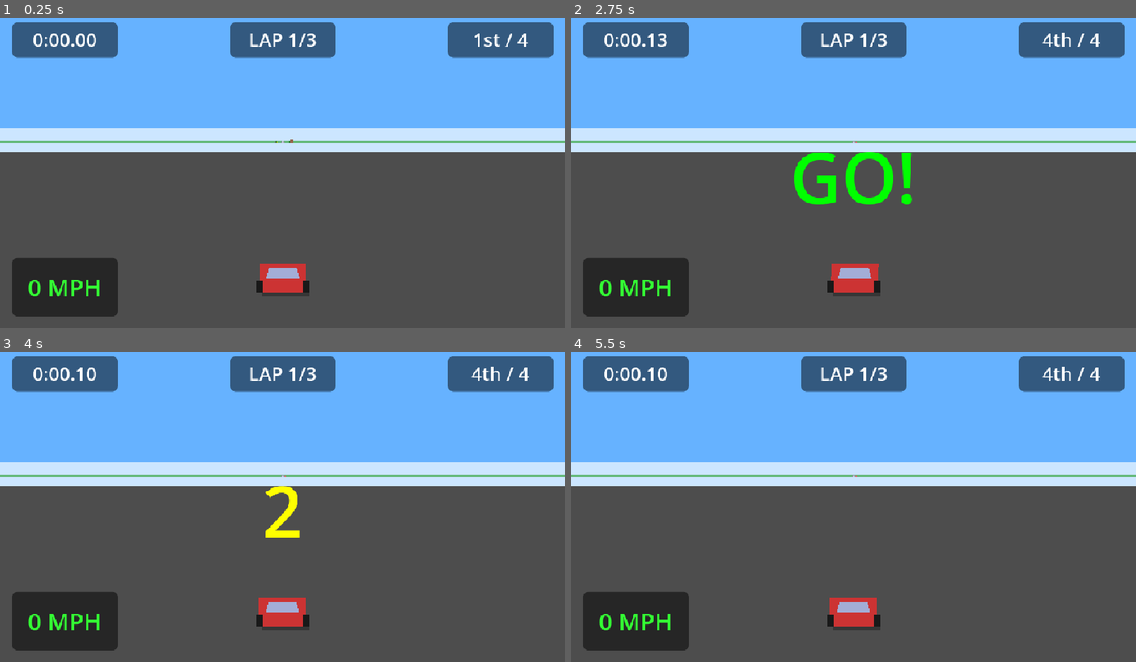
Above: before the commit, frames 1-4 (two rows, left to right).
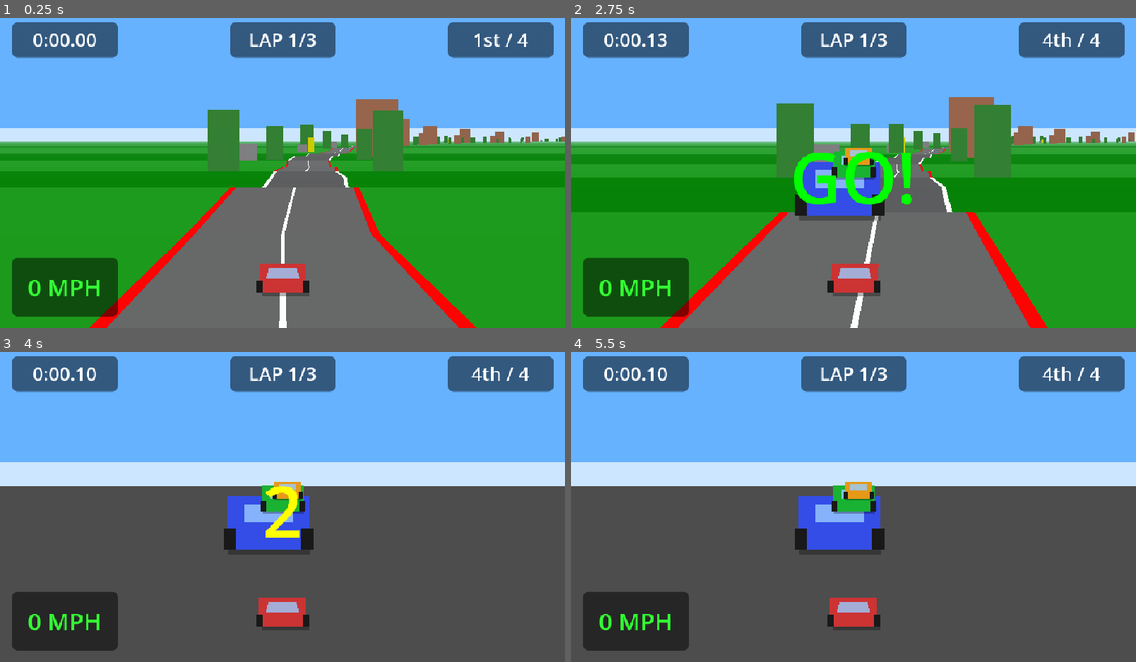
Above: after the commit, the same moments.

Repository: csmallfield/SpaceRacer
Game: Godot game, scene res://scenes/Main.tscn
Same seed, same stepped clock (60 frames per second), same inputs: the game is played once before the commit and once after it.
Inputs:
- Up to frame 1 (0.25 s): no input
- Up to frame 2 (2.75 s): tap Enter at 0.5 s; hold D (steer_right) 0.53-1.28 s; tap R at 0.6, 1.35, 2.1 s; hold S (brake) 1.28-2.03 s; hold D (steer_right) from 2.03 s (still down)
- Up to frame 3 (4 s): release D (steer_right) at 2.78 s; hold W (accelerate) 2.78-3.53 s; tap R at 2.85, 3.6 s; hold A (steer_left) from 3.53 s (still down)
- Up to frame 4 (5.5 s): tap R at 4.35, 5.1 s; tap Space at 5 s; release A (steer_left) at 5.03 s; hold S (brake) from 5.03 s (still down)

The runs differ from the first frame. In frame 1, 61% of the frame differs, in the area x 0-100%, y 26-100%; in frame 2, 59%; in frame 3, 3.2%; in frame 4, 3.6%.

Commit message:
crappy WIP version

Diff:
--- a/spaceracer/scripts/cars/ai_car.gd
+++ b/spaceracer/scripts/cars/ai_car.gd
@@ -151,34 +151,34 @@
 	elif relative_z > track.track_length / 2:
 		relative_z -= track.track_length
 
-	# Only visible if in front of camera
-	if relative_z <= road_renderer.camera_depth or relative_z > road_renderer.draw_distance * 200.0:
+	# Convert to segment units (same as road renderer)
+	var z_segments = relative_z / road_renderer.SEGMENT_LENGTH
+
+	# Only visible if in front of camera and within draw distance
+	if z_segments < 0.5 or z_segments > road_renderer.draw_distance:
 		is_visible = false
 		return
 
 	is_visible = true
 
-	# Project to screen
-	screen_scale = road_renderer.camera_depth / relative_z
-	screen_y = road_renderer.HORIZON_Y + (road_renderer.camera_height * screen_scale)
+	# Project to screen using same formula as road renderer
+	screen_scale = 1.0 / z_segments
+	screen_y = road_renderer.HORIZON_Y + (road_renderer.ROAD_SCALE * screen_scale)
 
 	# Calculate X position relative to road
 	var relative_x = world_x - camera_x
-	screen_x = (960.0 / 2.0) + (relative_x * screen_scale)
-
-	# Apply road curve offset (simplified)
-	# In a full implementation, we'd trace through the projected segments
+	screen_x = (960.0 / 2.0) + (relative_x * screen_scale * 0.3)
 
 func _draw() -> void:
 	if not is_visible:
 		return
 
 	# Scale car based on distance
-	var scaled_width = car_width * screen_scale * 10.0
-	var scaled_height = car_height * screen_scale * 10.0
+	var scaled_width = car_width * screen_scale * 5.0
+	var scaled_height = car_height * screen_scale * 5.0
 
 	# Don't draw if too small or too large
-	if scaled_width < 5 or scaled_width > 200:
+	if scaled_width < 5 or scaled_width > 300:
 		return
 
 	# Draw shadow
--- a/spaceracer/scripts/road/road_renderer.gd
+++ b/spaceracer/scripts/road/road_renderer.gd
@@ -10,10 +10,13 @@
 const HORIZON_Y: int = 220  # Where the road meets the horizon
 
 # Camera/projection settings
-var camera_height: float = 1000.0  # Height above road
-var camera_depth: float = 0.84  # Camera depth (affects FOV)
-var draw_distance: int = 300  # Number of segments to draw
-var fog_density: float = 5.0  # Exponential fog factor
+# ROAD_SCALE controls how far down the screen the road extends
+# At z=1 segment, the road will be at HORIZON_Y + ROAD_SCALE
+const ROAD_SCALE: float = 320.0  # Pixels from horizon to screen bottom
+var camera_depth: float = 1.0    # Used by AI cars for visibility checks
+var camera_height: float = 320.0 # Used by AI cars for projection
+var draw_distance: int = 150     # Number of segments to draw
+var fog_density: float = 15.0    # Fog factor (higher = less fog)
 
 # Road segment settings
 const SEGMENT_LENGTH: float = 200.0  # Length of each segment in world units
@@ -93,55 +96,46 @@
 	projected_segments.clear()
 	sprite_render_queue.clear()
 
+	if track.segments.size() == 0:
+		return
+
 	var base_segment_index = int(camera_z / SEGMENT_LENGTH) % track.segments.size()
 	var segment_percent = fmod(camera_z, SEGMENT_LENGTH) / SEGMENT_LENGTH
 
-	var max_y = ROAD_Y
-
-	# Curve accumulation variables (from Lou's tutorial)
-	var x = 0.0      # Current X offset
+	# Curve accumulation variables
+	var x = 0.0      # Current X offset (pixels)
 	var dx = 0.0     # Curve velocity
 
-	# Hill accumulation
-	var y_offset = 0.0
-	var dy = 0.0     # Hill velocity
-
-	# Initialize dx based on segment percent to keep curve consistent during scrolling
-	# This is Jake's fix from codeincomplete.com
+	# Get the base segment for initial dx offset (smooth curve scrolling)
 	var base_segment = track.segments[base_segment_index]
-	dx = -segment_percent * base_segment.curve * SEGMENT_LENGTH * 0.001
-	dy = -segment_percent * base_segment.hill * SEGMENT_LENGTH * 0.0005
-
+	dx = -segment_percent * base_segment.curve * 50.0
+
+	# Project each segment
 	for i in range(draw_distance):
 		var segment_index = (base_segment_index + i) % track.segments.size()
 		var segment = track.segments[segment_index]
 
-		# Calculate Z distance from camera
-		var z_distance = (i * SEGMENT_LENGTH) - fmod(camera_z, SEGMENT_LENGTH) + SEGMENT_LENGTH
-
-		if z_distance <= camera_depth:
-			continue
-
-		# Project to screen using perspective formula
-		var scale = camera_depth / z_distance
-
-		# Base Y position (flat road)
-		var projected_y = HORIZON_Y + (camera_height * scale) + y_offset
-
-		# Road width at this depth
-		var projected_width = track.road_width * scale
-
-		# X position with camera offset and curve accumulation
-		var projected_x = (SCREEN_WIDTH / 2.0) - (camera_x * scale) + x
-
-		# Skip if below horizon from hills
-		if projected_y >= max_y:
-			# Still accumulate curve/hill even for clipped segments
-			dx += segment.curve * SEGMENT_LENGTH * 0.001
-			x += dx
-			dy += segment.hill * SEGMENT_LENGTH * 0.0005
-			y_offset += dy * scale * 100.0
-			continue
+		# Z distance in segment units (starts at small positive value)
+		var z = float(i) + 1.0 - segment_percent
+
+		# Perspective scale: 1/z relationship
+		var scale = 1.0 / z
+
+		# Y position: closer segments are lower on screen
+		var projected_y = HORIZON_Y + (ROAD_SCALE * scale)
+
+		# Skip if past bottom of screen
+		if projected_y > SCREEN_HEIGHT:
+			break  # All following segments will also be off-screen
+
+		# Road width in pixels at this distance
+		var projected_width = (track.road_width * scale) * 0.3
+
+		# X position with steering and curve offset
+		var projected_x = (SCREEN_WIDTH / 2.0) - (camera_x * scale * 0.3) + x
+
+		# Apply hill offset to Y
+		projected_y -= segment.hill * scale * 50.0
 
 		# Store projected data
 		var proj_data = {
@@ -151,24 +145,15 @@
 			"x": projected_x,
 			"width": projected_width,
 			"scale": scale,
-			"z": z_distance,
-			"clip_y": max_y
+			"z": z
 		}
 		projected_segments.append(proj_data)
 
-		# Update max_y for clipping (hills create horizons)
-		if projected_y < max_y:
-			max_y = projected_y
-
-		# Accumulate curve for next segment
-		dx += segment.curve * SEGMENT_LENGTH * 0.001
-		x += dx
-
-		# Accumulate hill
-		dy += segment.hill * SEGMENT_LENGTH * 0.0005
-		y_offset += dy * scale * 100.0
-
-		# Queue roadside sprites for this segment
+		# Accumulate curve for next iteration
+		dx += segment.curve * 50.0
+		x += dx * scale
+
+		# Queue roadside sprites
 		_queue_segment_sprites(segment, proj_data)
 
 func _queue_segment_sprites(segment: TrackSegment, proj_data: Dictionary) -> void:
@@ -181,15 +166,31 @@
 			"x": sprite_x,
 			"y": proj_data.y,
 			"scale": sprite_scale,
-			"z": proj_data.z,
-			"clip_y": proj_data.clip_y
+			"z": proj_data.z
 		})
 
 func _draw_road() -> void:
+	if projected_segments.size() < 2:
+		return
+
 	# Draw from back to front (painter's algorithm)
 	for i in range(projected_segments.size() - 1, 0, -1):
 		var p1 = projected_segments[i]      # Far segment
 		var p2 = projected_segments[i - 1]  # Near segment
+
+		var y1 = p1.y  # Far (higher on screen, smaller Y)
+		var y2 = p2.y  # Near (lower on screen, larger Y)
+
+		# Skip if segment has no height (degenerate)
+		if y2 - y1 < 1.0:
+			continue
+
+		# Skip if entirely off screen
+		if y1 > SCREEN_HEIGHT or y2 < 0:
+			continue
+
+		# Clamp to screen bounds
+		y2 = min(y2, SCREEN_HEIGHT)
 
 		# Determine colors based on segment index (for rumble strips)
 		var rumble_index = int(p1.index / RUMBLE_LENGTH) % 2
@@ -203,58 +204,68 @@
 		rumble_color = rumble_color.lerp(track.horizon_color, fog_factor)
 		road_color = road_color.lerp(track.horizon_color, fog_factor)
 
-		# Calculate segment boundaries
-		var y1 = p1.y
-		var y2 = p2.y
-
-		# Skip if segment is behind us or fully clipped
-		if y1 >= y2:
-			continue
-		if y2 > ROAD_Y:
-			y2 = ROAD_Y
-
-		# Draw grass (full width background)
+		# Calculate road widths at each segment
+		var road_w1 = p1.width * 0.5
+		var road_w2 = p2.width * 0.5
+		var rumble_w1 = p1.width * 0.55
+		var rumble_w2 = p2.width * 0.55
+
+		# Draw grass (full width)
 		_draw_segment_polygon(
 			0, y1, SCREEN_WIDTH, y1,
 			SCREEN_WIDTH, y2, 0, y2,
 			grass_color
 		)
 
-		# Calculate road edges
-		var road_half_width_1 = p1.width * 0.5
-		var road_half_width_2 = p2.width * 0.5
-		var rumble_width_1 = p1.width * 0.55
-		var rumble_width_2 = p2.width * 0.55
-
 		# Draw rumble strips
 		_draw_segment_polygon(
-			p1.x - rumble_width_1, y1, p1.x + rumble_width_1, y1,
-			p2.x + rumble_width_2, y2, p2.x - rumble_width_2, y2,
+			p1.x - rumble_w1, y1, p1.x + rumble_w1, y1,
+			p2.x + rumble_w2, y2, p2.x - rumble_w2, y2,
 			rumble_color
 		)
 
 		# Draw road surface
 		_draw_segment_polygon(
-			p1.x - road_half_width_1, y1, p1.x + road_half_width_1, y1,
-			p2.x + road_half_width_2, y2, p2.x - road_half_width_2, y2,
+			p1.x - road_w1, y1, p1.x + road_w1, y1,
+			p2.x + road_w2, y2, p2.x - road_w2, y2,
 			road_color
 		)
 
-		# Draw lane markings
+		# Draw lane markings on alternating segments
 		if rumble_index == 0:
-			_draw_lane_markings(p1, p2)
+			_draw_lane_markings(p1, p2, y1, y2)
 
 func _draw_segment_polygon(x1: float, y1: float, x2: float, y2: float,
 						   x3: float, y3: float, x4: float, y4: float, color: Color) -> void:
-	var points = PackedVector2Array([
+	# Validate - need at least 1 pixel height difference
+	if abs(y1 - y3) < 1.0:
+		return
+
+	# Use draw_rect for horizontal strips (faster and no triangulation issues)
+	# This is a trapezoid, but for small segments a rect approximation works
+	var top_y = min(y1, y2)
+	var bottom_y = max(y3, y4)
+	var left_x = min(x1, x4)
+	var right_x = max(x2, x3)
+
+	# For proper trapezoids, we need to draw triangles
+	# Top-left, top-right, bottom-right triangle
+	var tri1 = PackedVector2Array([
 		Vector2(x1, y1),
 		Vector2(x2, y2),
+		Vector2(x3, y3)
+	])
+	# Top-left, bottom-right, bottom-left triangle
+	var tri2 = PackedVector2Array([
+		Vector2(x1, y1),
 		Vector2(x3, y3),
 		Vector2(x4, y4)
 	])
-	draw_colored_polygon(points, color)
-
-func _draw_lane_markings(p1: Dictionary, p2: Dictionary) -> void:
+
+	draw_colored_polygon(tri1, color)
+	draw_colored_polygon(tri2, color)
+
+func _draw_lane_markings(p1: Dictionary, p2: Dictionary, y1: float, y2: float) -> void:
 	# Center line
 	var line_width_1 = p1.width * 0.01
 	var line_width_2 = p2.width * 0.01
@@ -264,8 +275,8 @@
 	var line_color = track.lane_color.lerp(track.horizon_color, fog_factor)
 
 	_draw_segment_polygon(
-		p1.x - line_width_1, p1.y, p1.x + line_width_1, p1.y,
-		p2.x + line_width_2, p2.y, p2.x - line_width_2, p2.y,
+		p1.x - line_width_1, y1, p1.x + line_width_1, y1,
+		p2.x + line_width_2, y2, p2.x - line_width_2, y2,
 		line_color
 	)
 
@@ -294,8 +305,8 @@
 		draw_texture_rect(tex, Rect2(draw_x, draw_y, width, height), false, modulate)
 
 func _calculate_fog(z: float) -> float:
-	# Exponential fog
-	return 1.0 - exp(-z * z / (draw_distance * SEGMENT_LENGTH * fog_density))
+	# Linear fog based on distance
+	return clamp(z / float(draw_distance), 0.0, 1.0)
 
 # Utility function to check if a world position collides with roadside objects
 func check_sprite_collision(world_x: float, world_z: float) -> bool:
@@ -316,5 +327,7 @@
 
 # Check if position is off the road
 func is_off_road(world_x: float) -> bool:
+	# world_x is in the same units as camera_x (player position)
+	# road_width is scaled by 0.01 in projection, so we need to compare consistently
 	var half_road = track.road_width * 0.5
 	return abs(world_x) > half_road
